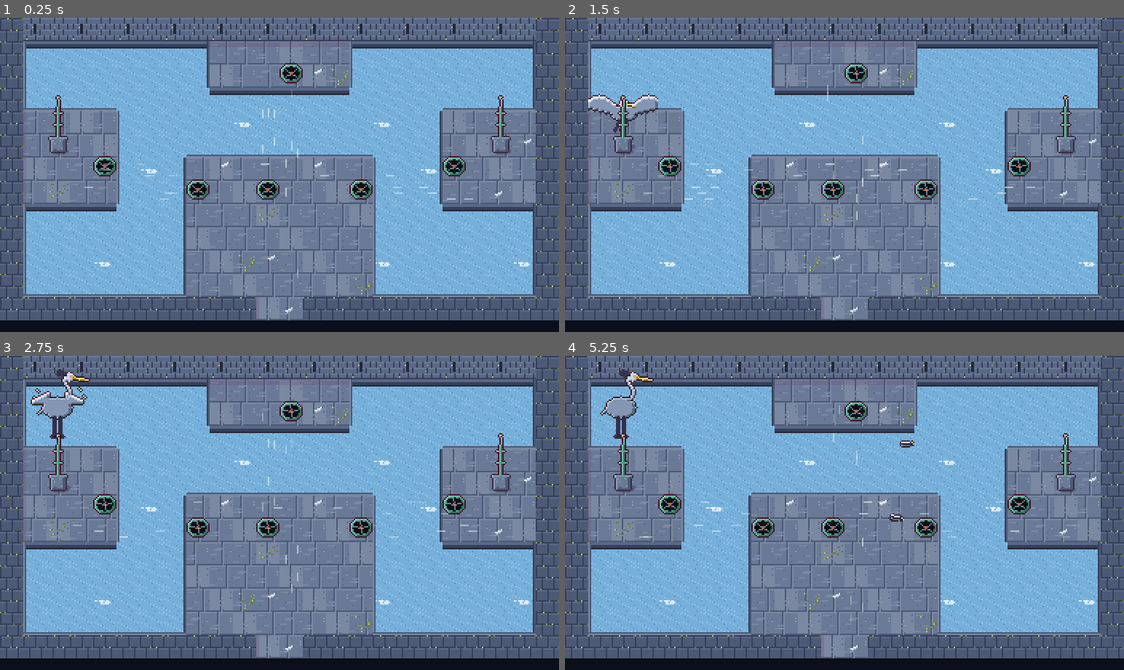
Above: before the commit, frames 1-4 (two rows, left to right).
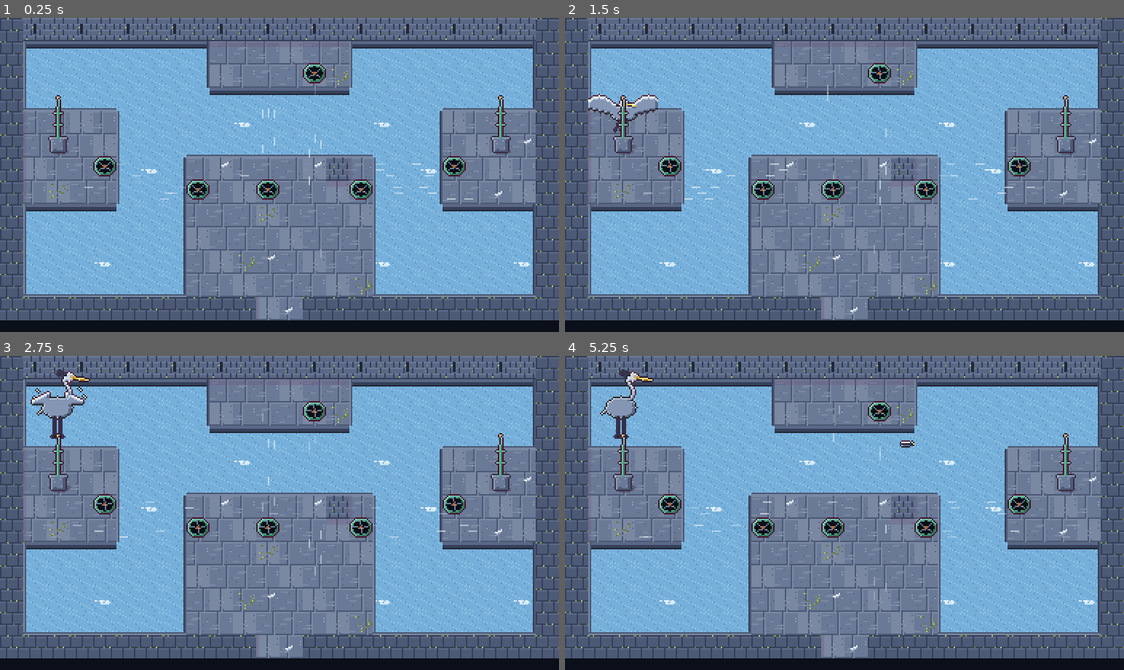
Above: after the commit, the same moments.

Repository: ashciraulo/Leviathan
Game: Godot game, scene res://rooms/room_28_7.tscn
The game is run twice, just before and just after one commit, with the same random seed, the same clock (stepped at 60 frames per second) and the same inputs. This scene is started directly instead of the project's main scene.
Inputs (mouse positions are in pixels of both pictures, inside the frame that each line leads up to):
- Up to frame 1 (0.25 s): no input
- Up to frame 2 (1.5 s): tap Enter (ui_accept) at 0.5, 0.77, 1.07 s; move the mouse to (967, 159) at 0.52 s; hold D (move_right) 0.53-1.25 s; hold J (attack) 0.53-1.25 s; click (967, 159) at 0.67 s; drag from (732, 190) to (615, 58) at 1.27 s
- Up to frame 3 (2.75 s): move the mouse to (335, 443) at 2.02 s; hold D (move_right) from 2.03 s (still down); hold K (interact) from 2.03 s (still down)
- Up to frame 4 (5.25 s): release D (move_right) at 2.75 s; release K (interact) at 2.75 s; drag from (816, 575) to (620, 478) at 2.77 s; move the mouse to (1012, 560) at 3.52 s; hold A (move_left) 3.53-4.25 s; hold I (item_2) 3.53-4.25 s; tap Enter (ui_accept) at 3.77, 4.07 s; drag from (676, 465) to (766, 406) at 4.27 s; move the mouse to (872, 513) at 5.02 s; hold S (move_down) from 5.03 s (still down); hold Q (tab_prev) from 5.03 s (still down); click (872, 513) at 5.17 s

The runs differ from the first frame. In frame 1, 0.7% of the frame differs, in the area x 17-78%, y 14-83%; in frame 2, 0.7%; in frame 3, 0.7%; in frame 4, 0.8%, in the area x 22-85%, y 14-85%.

Commit message:
Gale Spire review fixes: wind stays in the room, boss fans no longer cancel, no landing in water
- Wind streams stop at the room's edge, so they never blow Wren out
  through a doorway (the Crown's down-draft moved off the door column).
- A pillar splits the Crown's two return streams so they don't cancel.
- A glide over water carries on to land, or drops Wren back where they
  took off if blown against a wall.
- Fliers (empty collision mask) are left alone by the gap field.
- Dropping through a floor keeps Wren hidden until the room below fades in.

Co-Authored-By: Claude Opus 5.5 <noreply@anthropic.com>
Claude-Session: https://claude.ai/code/session_01UYEn5VjHLAcVEoVjeQTmCo

Diff:
--- a/rooms/room_28_7.tscn
+++ b/rooms/room_28_7.tscn
@@ -11,11 +11,11 @@
 door_spawn = Vector2i(11, 2)
 layout = "########################
 #________......________#
-#________...S..________#
+#________....S.________#
 #______________________#
 #....______________....#
 #.r..______________..r.#
-#...>___........___<...#
+#...>___......#.___<...#
 #....___<..N...>___....#
 #_______........_______#
 #_______...V...._______#
--- a/scripts/dungeon/pit_field.gd
+++ b/scripts/dungeon/pit_field.gd
@@ -63,8 +63,9 @@
 			var size := Vector2((x - start) * Room.TILE - 4, Room.TILE - 4)
 			body.add_child(Layers.rect_shape(size, Vector2((start + x) * Room.TILE / 2.0, y * Room.TILE + Room.TILE / 2.0)))
 	# Enemies and crates already in the room steer clear of the gaps.
+	# (Not fliers, which nothing in the room stops: their mask is empty.)
 	for child in _room.get_children():
-		if child is Enemy or child is Crate:
+		if (child is Enemy and (child as Enemy).collision_mask != 0) or child is Crate:
 			(child as CollisionObject2D).collision_mask |= 1 << (Layers.PIT - 1)
 	rising = _room.lava_rise > 0.0 and not GameState.has_flag(rise_flag(_room.coord))
 	_has_lava = _has_lava or rising
--- a/scripts/gale/wind_fan.gd
+++ b/scripts/gale/wind_fan.gd
@@ -1,7 +1,8 @@
 class_name WindFan
 extends StaticBody2D
 ## A fan set in the tower floor (> < N S: the way it blows). It drives a
-## stream of wind straight ahead until a wall stops it. Walking, Wren is
+## stream of wind straight ahead until a wall or the room's edge stops it
+## (it never blows out through a doorway). Walking, Wren is
 ## pushed along it (they can still walk against it, slowly, and it never
 ## blows them off an edge); gliding on the Kite Cloak, the stream carries
 ## them and keeps them up.
@@ -44,6 +45,8 @@
 	for i in REACH:
 		var next := last + step
 		if room == null or room.tile_at(next.x, next.y) == "#":
+			break
+		if next.x <= 0 or next.y <= 0 or next.x >= Room.COLS - 1 or next.y >= Room.ROWS - 1:
 			break
 		last = next
 	var a := Vector2(mini(tile.x, last.x), mini(tile.y, last.y)) * Room.TILE
--- a/scripts/player/kite_cloak.gd
+++ b/scripts/player/kite_cloak.gd
@@ -6,7 +6,9 @@
 ## the wind takes them along and keeps them up as long as they stay in it.
 ## They can lean left and right a little, and fold the cloak (the item key
 ## again) to come down early. When the glide ends they drop where they are
-## (into the sky, if that's where they are).
+## (into the sky, if that's where they are). A glide never comes down on
+## water: it carries on to the far bank, or, blown up against a wall over
+## the water, drops Wren back where they took off, a bubble lighter.
 ##
 ## Lives as a child of Wren while in use, and frees itself when done.
 
@@ -27,11 +29,13 @@
 var _velocity := Vector2.ZERO
 var _lift := 0.0
 var _stuck := 0.0
+var _from := Vector2.ZERO
 
 
 func _ready() -> void:
 	_player = get_parent() as Player
 	_velocity = _player.facing * SPEED
+	_from = _player.global_position
 	_player.airborne = true
 	# Over water and holes alike: only walls stop Wren.
 	_player.collision_mask = 1 << (Layers.WORLD - 1)
@@ -61,7 +65,22 @@
 	# Blown up against a wall, there's nowhere to go but down.
 	_stuck = _stuck + delta if _time > 0.1 and _player.get_real_velocity().length() < 20.0 else 0.0
 	if _left <= 0.0 or _time >= MAX_TIME or fold or _stuck > 0.2:
-		_land()
+		if not _over_water():
+			_land()
+		elif _stuck > 0.2 or _time >= MAX_TIME + 1.5:
+			_land()
+			_player.fall(_from)
+		else:
+			_left = 0.05
+
+
+func _over_water() -> bool:
+	var at := _player.global_position + Vector2(0, -3)
+	var room := Room.under(get_tree(), at)
+	if room == null:
+		return false
+	var local := at - room.global_position
+	return room.tile_at(floori(local.x / Room.TILE), floori(local.y / Room.TILE)) == "~"
 
 
 func _land() -> void:
--- a/scripts/player/player.gd
+++ b/scripts/player/player.gd
@@ -300,9 +300,12 @@
 	var tween := create_tween()
 	tween.tween_property(_body, "scale", Vector2(0.3, 0.3), 0.3)
 	await tween.finished
-	_body.scale = Vector2.ONE
+	# Out of sight until the room below has faded in.
+	_body.visible = false
 	_enter(State.MOVE)
 	Events.door_entered.emit(coord, tile)
+	await get_tree().create_timer(0.4).timeout
+	_body.scale = Vector2.ONE
 
 
 ## Wren drops through a gap in the deck: shrink away, lose a bubble, and
--- a/scripts/world/room.gd
+++ b/scripts/world/room.gd
@@ -150,6 +150,7 @@
 
 func _ready() -> void:
 	y_sort_enabled = true
+	add_to_group("rooms")
 	_rows = parse_layout(layout)
 	var problem := validate_layout(_rows)
 	if problem != "":
@@ -290,6 +291,15 @@
 		_ground.queue_redraw()
 
 
+## The room under a point (global), or null.
+static func under(tree: SceneTree, at: Vector2) -> Room:
+	for node in tree.get_nodes_in_group("rooms"):
+		var room := node as Room
+		if room and not room.is_queued_for_deletion() and Rect2(room.global_position, SIZE).has_point(at):
+			return room
+	return null
+
+
 ## The layout letter at a tile (walls outside the room).
 func tile_at(x: int, y: int) -> String:
 	return _tile_at(x, y)
